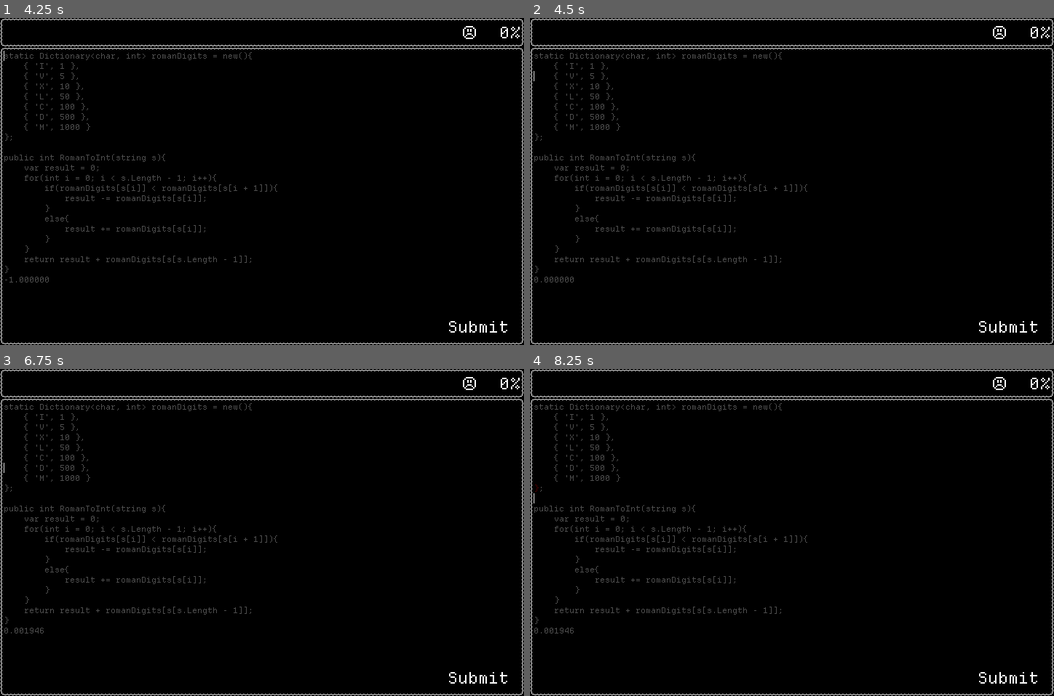
Above: before the commit, frames 1-4 (two rows, left to right).
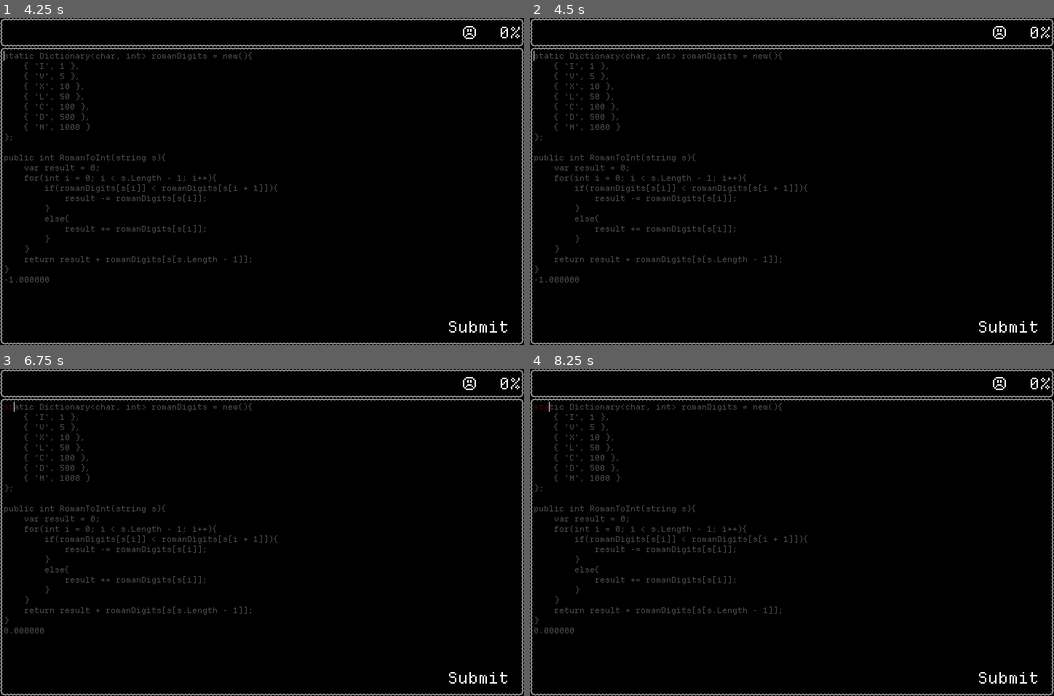
Above: after the commit, the same moments.

Repository: GemDust0/TooBigToFail
Game: Godot game, scene res://Scenes/TitleScreen.tscn
The game is run twice, just before and just after one commit, with the same random seed, the same clock (stepped at 60 frames per second) and the same inputs.
Inputs (mouse positions are in pixels of both pictures, inside the frame that each line leads up to):
- Up to frame 1 (4.25 s): click "New Game" at 0.5 s; click (262, 210) at 1.27 s; type "12" at 1.35 s; click "Submit" at 2 s; click "Submit" at 2.75 s; click "Submit" at 3.5 s
- Up to frame 2 (4.5 s): tap Enter (enter) at 4.25 s; hold Enter (enter) from 4.28 s (still down)
- Up to frame 3 (6.75 s): tap Space at 5, 6.5 s; release Enter (enter) at 5.03 s; tap Enter (enter) at 5.1, 5.75, 6.6 s; hold Enter (enter) 5.78-6.53 s
- Up to frame 4 (8.25 s): tap Enter (enter) at 7.25, 8.1 s; hold Enter (enter) 7.28-8.03 s; tap Space at 8 s

Frame 1 is identical in both runs. In frame 2, less than 0.1% of the frame differs, in the area x 0-10%, y 10-81%; in frame 3, less than 0.1%; in frame 4, less than 0.1%, in the area x 0-9%, y 10-81%.

Commit message:
CodeEditor defocus()

Diff:
--- a/Scenes/CodeEditor.tscn
+++ b/Scenes/CodeEditor.tscn
@@ -28,28 +28,7 @@
 theme = ExtResource("2_4ussd")
 theme_override_colors/default_color = Color(1, 1, 1, 0.3019608)
 bbcode_enabled = true
-text = "static Dictionary<char, int> romanDigits = new(){
-	{ 'I', 1 },
-	{ 'V', 5 },
-	{ 'X', 10 },
-	{ 'L', 50 },
-	{ 'C', 100 },
-	{ 'D', 500 },
-	{ 'M', 1000 }
-};
-
-public int RomanToInt(string s){
-	var result = 0;
-	for(int i = 0; i < s.Length - 1; i++){
-		if(romanDigits[s[\\i]] < romanDigits[s[i + 1]]){
-			result -= romanDigits[s[\\i]];
-		}
-		else{
-			result += romanDigits[s[\\i]];
-		}
-	}
-	return result + romanDigits[s[s.Length - 1]];
-}"
+text = "[lb]i]there is no god"
 scroll_active = false
 shortcut_keys_enabled = false
 
@@ -78,4 +57,6 @@
 auto_brace_completion_highlight_matching = true
 
 [connection signal="caret_changed" from="Preview/Input" to="." method="_on_input_caret_changed"]
+[connection signal="focus_entered" from="Preview/Input" to="." method="_on_input_focus_entered"]
+[connection signal="focus_exited" from="Preview/Input" to="." method="_on_input_focus_exited"]
 [connection signal="text_changed" from="Preview/Input" to="." method="_on_input_text_changed"]
--- a/Scripts/CodeEditor.gd
+++ b/Scripts/CodeEditor.gd
@@ -5,17 +5,23 @@
 var untypedCol: String = Color(1, 1, 1, 0.3).to_html()
 var prevText: String = ""
 var prevColumn: int = 0
+var isFocused: bool
 
 @onready var previewNode: RichTextLabel = $Preview
 @onready var initialText: String = tabs_to_spaces(previewNode.text)
 @onready var inputNode: CodeEdit = $Preview/Input
 
-func _ready() -> void: # func _process(delta: float) -> void:
+func _ready() -> void:
 	focus()
 	inputNode.size.x += inputNode.position.x + 5
 
 func focus() -> void:
+	isFocused = true
 	inputNode.grab_focus()
+
+func defocus() -> void:
+	isFocused = false;
+	inputNode.release_focus()
 
 func tabs_to_spaces(text: String) -> String:
 	var newText: String = text
@@ -103,3 +109,12 @@
 		if input_text.substr(index, 1) == initialText.substr(index, 1):
 			count += 1
 	return float(count)/initialText.length()
+
+func _on_input_focus_entered() -> void:
+	print("TEST")
+	if !isFocused:
+		inputNode.release_focus()
+
+func _on_input_focus_exited() -> void:
+	if isFocused:
+		inputNode.grab_focus()
